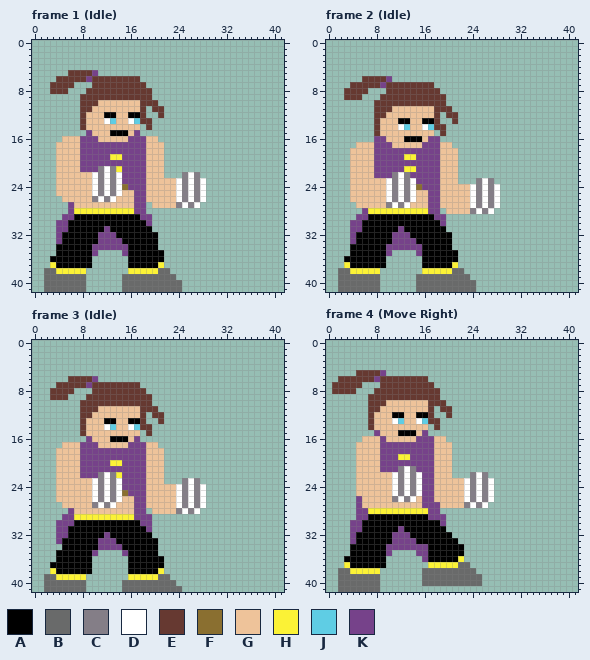
Pixel-art file: Assets/Sprites/Chars/Mura/Murasaki.aseprite. The picture above was drawn from the file before the commit.
42x42 pixels, 12 frames. Shown: frame 1 (Idle), frame 2 (Idle), frame 3 (Idle), frame 4 (Move Right). The commit also changed other frames, which this record leaves out.
Palette (. is transparent): A #000000  B #696a6a  C #847e87  D #ffffff  E #663931  F #8a6f30  G #eec39a  H #fbf236  J #5fcde4  K #76428a
The result:
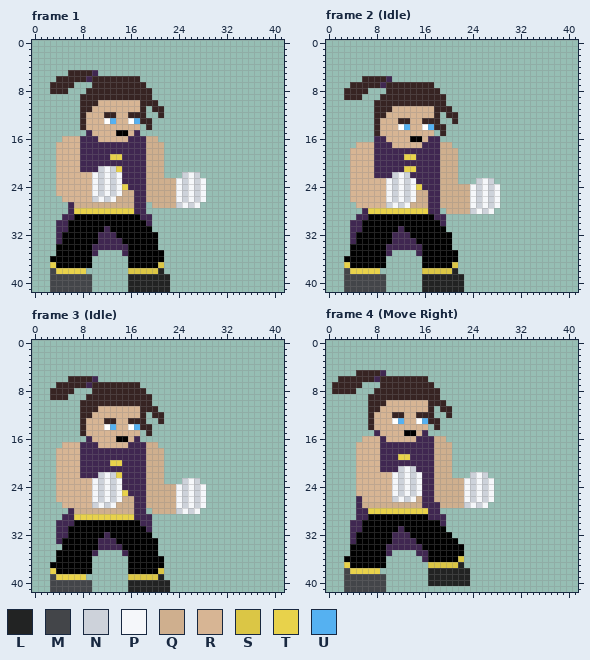
Colours new in this view: L #222323  M #434549  N #cdd2da  P #f5f7fa  Q #cfaf8e  R #d7b594  S #dbc645  T #e8d24b  U #55b1f1
Edits made:
colour E: #663931 -> #372423
colour K: #76428a -> #402751
Frame 1:
y 10: x 11..17 GGGGGGG -> RRRRRRR
y 11: x 10..17 GGGGGGGG -> RRRRRRRR
y 12: x 9..17 GGGAAGGAA -> RRREERREE
y 13: x 9..11 GGG -> RRR; x 13..15 JGG -> URR; x 17 J -> U
y 14: x 9..17 GGGGGGGGG -> RRRRRRRRR
y 15: x 10..13 GGGA -> RRRR; x 16 G -> R
y 16: x 5..7 GGG -> RRR; x 11..15 GGGGG -> RRRRR; x 19..20 GG -> QQ
y 17..18: x 4..7 GGGG -> RRRR; x 19..21 GGG -> QQQ
y 19: x 4..7 GGGG -> RRRR; x 13..14 HH -> TT; x 19..21 GGG -> QQQ
y 20: x 4..7 GGGG -> RRRR; x 19..21 GGG -> QQQ
y 21: x 4..7 GGGG -> RRRR; x 11..14 CDCH -> NPNT; x 19..21 GGG -> QQQ
y 22: x 4..14 GGGGGGDCDCD -> RRRRRRPNPNP; x 19..21 GGG -> QQQ; x 25..27 CDC -> NPN
y 23: x 4..14 GGGGGGDCDCD -> RRRRRRPNPNP; x 19..28 GGGGGDCDCD -> QQQQQPNPNP
y 24: x 4..15 GGGGGGDCDCDF -> RRRRRRPNPNPT; x 19..28 GGGGGDCDCD -> QQQQQPNPNP
y 25: x 4..16 GGGGGGDCDCDGG -> RRRRRRPNPNPQQ; x 19..28 GGGGGDCDCD -> QQQQQPNPNP
y 26: x 5..16 GGGGGCDCDGGG -> RRRRRNPNPQQQ; x 19..28 GGGGGDCDCD -> QQQQQPNPNP
y 27: x 7..16 GGGGGGGGGG -> QQQQQQQQQQ; x 20..27 GGGGCDCD -> QQQQNPNP
y 28: x 7..16 HHHHHHHHHH -> TTTTTTTTTT
y 37: x 3 H -> T; x 21 H -> S
y 38: x 2..8 BBHHHHH -> .MTTTTT; x 16..22 HHHHHBB -> SSSSSL.
y 39: x 2..9 BBBBBBB. -> .MMMMMMM; x 15..23 BBBBBBBBB -> .LLLLLLL.
y 40..41: x 2..9 BBBBBBB. -> .MMMMMMM; x 15..24 BBBBBBBBBB -> .LLLLLLL..
Frame 2 (Idle):
y 11: x 11..17 GGGGGGG -> RRRRRRR
y 12: x 10..17 GGGGGGGG -> RRRRRRRR
y 13: x 9..17 GGGAAGGAA -> RRREERREE
y 14: x 9..11 GGG -> RRR; x 13..15 JGG -> URR; x 17 J -> U
y 15: x 9..17 GGGGGGGGG -> RRRRRRRRR
y 16: x 10..13 GGGA -> RRRR; x 16 G -> R
y 17: x 5..7 GGG -> RRR; x 11..15 GGGGG -> RRRRR; x 19..20 GG -> QQ
y 18: x 4..7 GGGG -> RRRR; x 19..21 GGG -> QQQ
y 19: x 4..7 GGGG -> RRRR; x 13..14 HH -> TT; x 19..21 GGG -> QQQ
y 20: x 4..7 GGGG -> RRRR; x 19..21 GGG -> QQQ
y 21: x 4..7 GGGG -> RRRR; x 13..14 HH -> TT; x 19..21 GGG -> QQQ
y 22: x 4..7 GGGG -> RRRR; x 11..13 CDC -> NPN; x 19..21 GGG -> QQQ
y 23: x 4..14 GGGGGGDCDCD -> RRRRRRPNPNP; x 19..21 GGG -> QQQ; x 25..27 CDC -> NPN
y 24: x 4..15 GGGGGGDCDCDF -> RRRRRRPNPNPT; x 19..28 GGGGGDCDCD -> QQQQQPNPNP
y 25..26: x 4..16 GGGGGGDCDCDGG -> RRRRRRPNPNPQQ; x 19..28 GGGGGDCDCD -> QQQQQPNPNP
y 27: x 5..16 GGGGGCDCDGGG -> RRRRRNPNPQQQ; x 19..28 GGGGGDCDCD -> QQQQQPNPNP
y 28: x 7..16 HHHHHHHHHH -> TTTTTTTTTT; x 20..27 GGGGCDCD -> QQQQNPNP
y 37: x 3 H -> T; x 21 H -> S
y 38: x 2..8 BBHHHHH -> .MTTTTT; x 16..22 HHHHHBB -> SSSSSL.
y 39: x 2..9 BBBBBBB. -> .MMMMMMM; x 15..23 BBBBBBBBB -> .LLLLLLL.
y 40..41: x 2..9 BBBBBBB. -> .MMMMMMM; x 15..24 BBBBBBBBBB -> .LLLLLLL..
Frame 3 (Idle):
y 11: x 11..17 GGGGGGG -> RRRRRRR
y 12: x 10..17 GGGGGGGG -> RRRRRRRR
y 13: x 9..17 GGGAAGGAA -> RRREERREE
y 14: x 9..11 GGG -> RRR; x 13..15 JGG -> URR; x 17 J -> U
y 15: x 9..17 GGGGGGGGG -> RRRRRRRRR
y 16: x 10..13 GGGA -> RRRR; x 16 G -> R
y 17: x 5..7 GGG -> RRR; x 11..15 GGGGG -> RRRRR; x 19..20 GG -> QQ
y 18..19: x 4..7 GGGG -> RRRR; x 19..21 GGG -> QQQ
y 20: x 4..7 GGGG -> RRRR; x 13..14 HH -> TT; x 19..21 GGG -> QQQ
y 21: x 4..7 GGGG -> RRRR; x 19..21 GGG -> QQQ
y 22: x 4..7 GGGG -> RRRR; x 11..14 CDCH -> NPNT; x 19..21 GGG -> QQQ
y 23: x 4..14 GGGGGGDCDCD -> RRRRRRPNPNP; x 19..21 GGG -> QQQ; x 25..27 CDC -> NPN
y 24: x 4..14 GGGGGGDCDCD -> RRRRRRPNPNP; x 19..28 GGGGGDCDCD -> QQQQQPNPNP
y 25: x 4..15 GGGGGGDCDCDF -> RRRRRRPNPNPT; x 19..28 GGGGGDCDCD -> QQQQQPNPNP
y 26: x 4..16 GGGGGGDCDCDGG -> RRRRRRPNPNPQQ; x 19..28 GGGGGDCDCD -> QQQQQPNPNP
y 27: x 5..16 GGGGGCDCDGGG -> RRRRRNPNPQQQ; x 19..28 GGGGGDCDCD -> QQQQQPNPNP
y 28: x 7..16 GGGGGGGGGG -> QQQQQQQQQQ; x 20..27 GGGGCDCD -> QQQQNPNP
y 29: x 7..16 HHHHHHHHHH -> TTTTTTTTTT
y 38: x 3 H -> T; x 21 H -> S
y 39: x 2..8 BBHHHHH -> .MTTTTT; x 16..22 HHHHHBB -> SSSSSL.
y 40: x 2..9 BBBBBBB. -> .MMMMMMM; x 15..23 BBBBBBBBB -> .LLLLLLL.
y 41: x 2..9 BBBBBBB. -> .MMMMMMM; x 15..24 BBBBBBBBBB -> .LLLLLLL..
Frame 4 (Move Right):
y 10: x 10..16 GGGGGGG -> RRRRRRR
y 11: x 9..16 GGGGGGGG -> RRRRRRRR
y 12: x 8..16 GGGAAGGAA -> RRREERREE
y 13: x 8..10 GGG -> RRR; x 12..14 JGG -> URR; x 16 J -> U
y 14: x 8..16 GGGGGGGGG -> RRRRRRRRR
y 15: x 9..12 GGGA -> RRRR; x 15 G -> R
y 16: x 6..8 GGG -> RRR; x 10..14 GGGGG -> RRRRR; x 18..19 GG -> QQ
y 17..18: x 5..8 GGGG -> RRRR; x 18..20 GGG -> QQQ
y 19: x 5..8 GGGG -> RRRR; x 12..13 HH -> TT; x 18..20 GGG -> QQQ
y 20: x 5..8 GGGG -> RRRR; x 18..20 GGG -> QQQ
y 21: x 5..8 GGGG -> RRRR; x 12..14 CDC -> NPN; x 18..20 GGG -> QQQ
y 22: x 5..15 GGGGGGDCDCD -> RRRRRRPNPNP; x 18..20 GGG -> QQQ; x 24..26 CDC -> NPN
y 23..25: x 5..15 GGGGGGDCDCD -> RRRRRRPNPNP; x 18..27 GGGGGDCDCD -> QQQQQPNPNP
y 26: x 6..15 GGGGGCDCDG -> RRRRRNPNPQ; x 18..27 GGGGGDCDCD -> QQQQQPNPNP
y 27: x 6..15 GGGGGGGGGG -> QQQQQQQQQQ; x 19..26 GGGGCDCD -> QQQQNPNP
y 28: x 7..16 HHHHHHHHHH -> TTTTTTTTTT
y 34: x 16 K -> A
y 36: x 22 H -> S
y 37: x 3 H -> T; x 17..23 HHHHHBB -> SSSSSL.
y 38: x 2..8 BBHHHHH -> .MTTTTT; x 16..24 BBBBBBBBB -> .LLLLLLL.
y 39..40: x 2..9 BBBBBBB. -> .MMMMMMM; x 16..25 BBBBBBBBBB -> .LLLLLLL..
y 41: x 2..9 BBBBBBB. -> .MMMMMMM
Changed places in both pictures, as pixel boxes (x1, y1, x2, y2):
changed: (44, 70, 206, 292)
changed: (338, 76, 500, 292)
changed: (44, 376, 206, 592)
changed: (332, 370, 494, 592)
